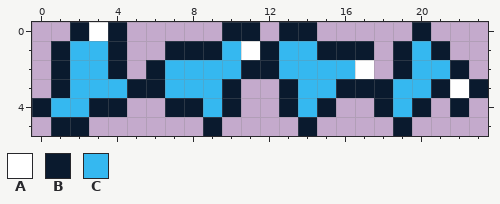
Pixel-art file -- art/authoring/spells/ice_shard.aseprite. Above: the version before the commit.
24x6 pixels, 1 frame.
Palette (. is transparent): A #ffffff  B #0a1a2e  C #35b8f0
Pixels before, first column x 0:
0 ..BAB.....BB.BB.....B...
1 .BCCB..BBBCABCCBBB.BCB..
2 .BCCB.BCCCCBBCCCCA.BCCB.
3 .BCCCBBCCCB..BCCBBBCCBAB
4 BCCBB..BBCB..BCB..BCB.B.
5 .BB......B....B....B....
Once edited:
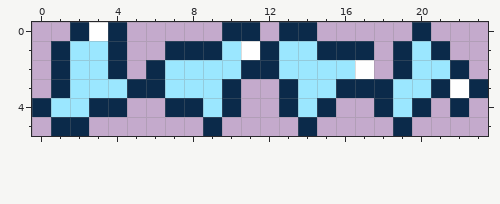
Edits made:
{"colour":"B","old":"#0a1a2e","new":"#0b2a4a"}
{"colour":"C","old":"#35b8f0","new":"#9be7ff"}
